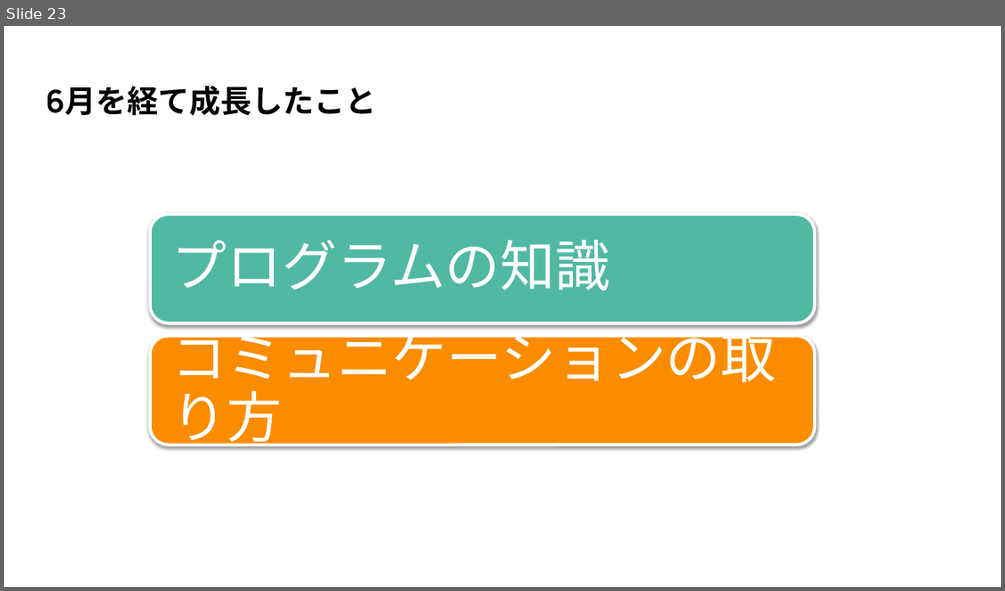
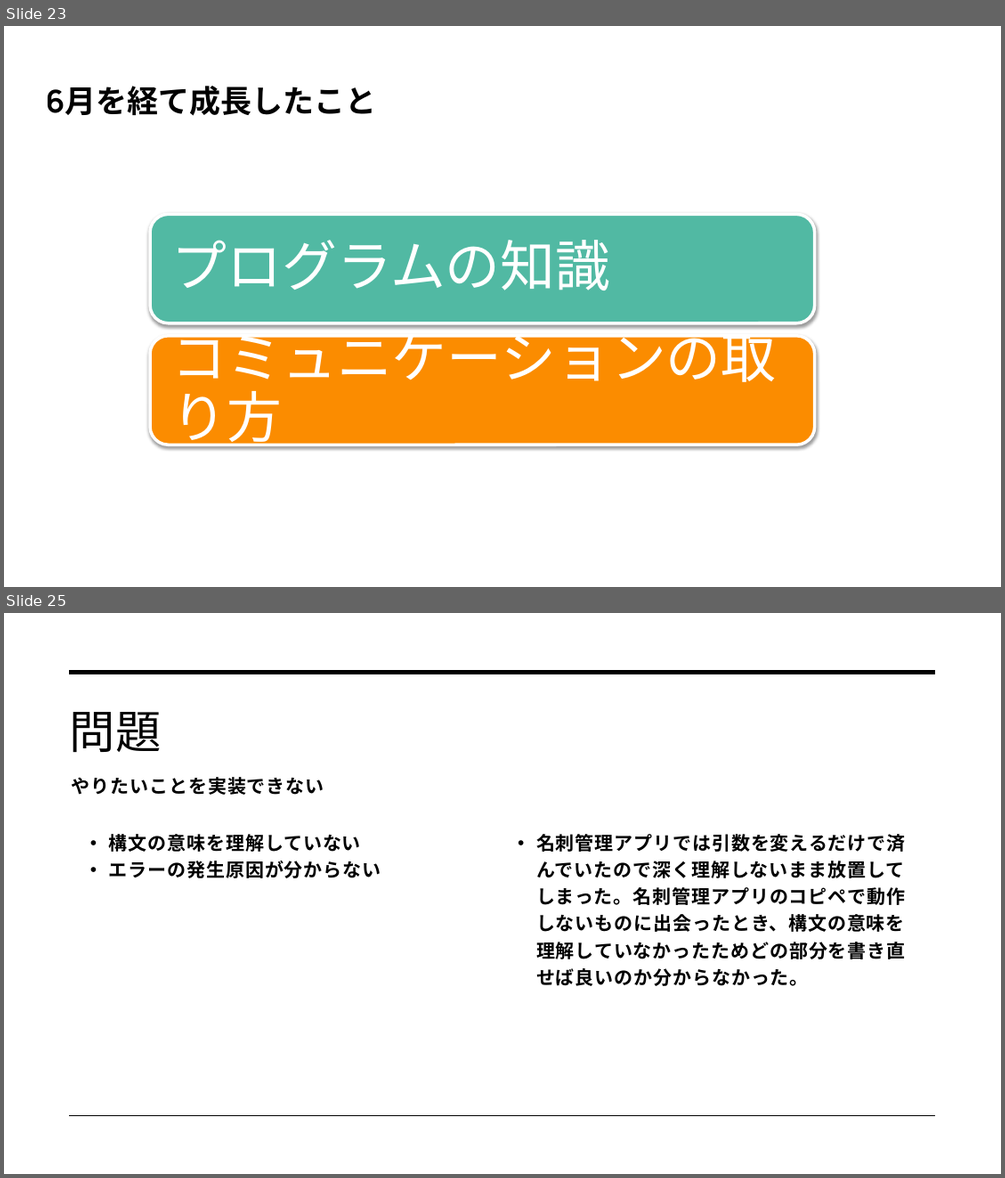
Before and after one commit to dojo2022/C-3, a slide deck: C-3_配布資料/0630_C3_発表資料.pptx. Shown one above the other, each under a label of ours: slide 23 before the commit, slides 23 and 25 after it; the slides between them are not shown. The pictures are 1005x591 and 1005x1178 pixels, drawn with LibreOffice and Linux fonts; fonts in the diff are those of the drawing. Boxes give left, top, right and bottom in pixels: in the first picture for what was removed or moved away, otherwise in the second. Text is boxed around its words. In the diff, an @@ line names an element or a change of style, - is before the commit and + after.

```diff
--- a/C-3_配布資料/0630_C3_発表資料.pptx
+++ b/C-3_配布資料/0630_C3_発表資料.pptx
@@ slide 25 added at bbox=[4, 613, 1001, 1174], background #FFFFFF @@
@@ line added from (70, 672) to (936, 672), #000000 3.5 pt @@
@@ title added at bbox=[69, 712, 162, 752], 44 pt, text #000000 @@
+問題
@@ text added at bbox=[72, 777, 324, 795], 18 pt, text #000000, bold @@
+やりたいことを実装できない
@@ text added at bbox=[109, 834, 381, 878], 18 pt, text #000000, bold @@
+• 構文の意味を理解していない
+• エラーの発生原因が分からない
@@ text added at bbox=[536, 834, 906, 986], 18 pt, text #000000, bold @@
+• 名刺管理アプリでは引数を変えるだけで済んでいたので深く理解しないまま放置してしまった。名刺管理アプリのコピペで動作しないものに出会ったとき、構文の意味を理解していなかったためどの部分を書き直せば良いのか分からなかった。
@@ line added from (70, 1116) to (936, 1116), #000000 1 pt @@
```
Also in this commit, not shown: 5 other slides added.
